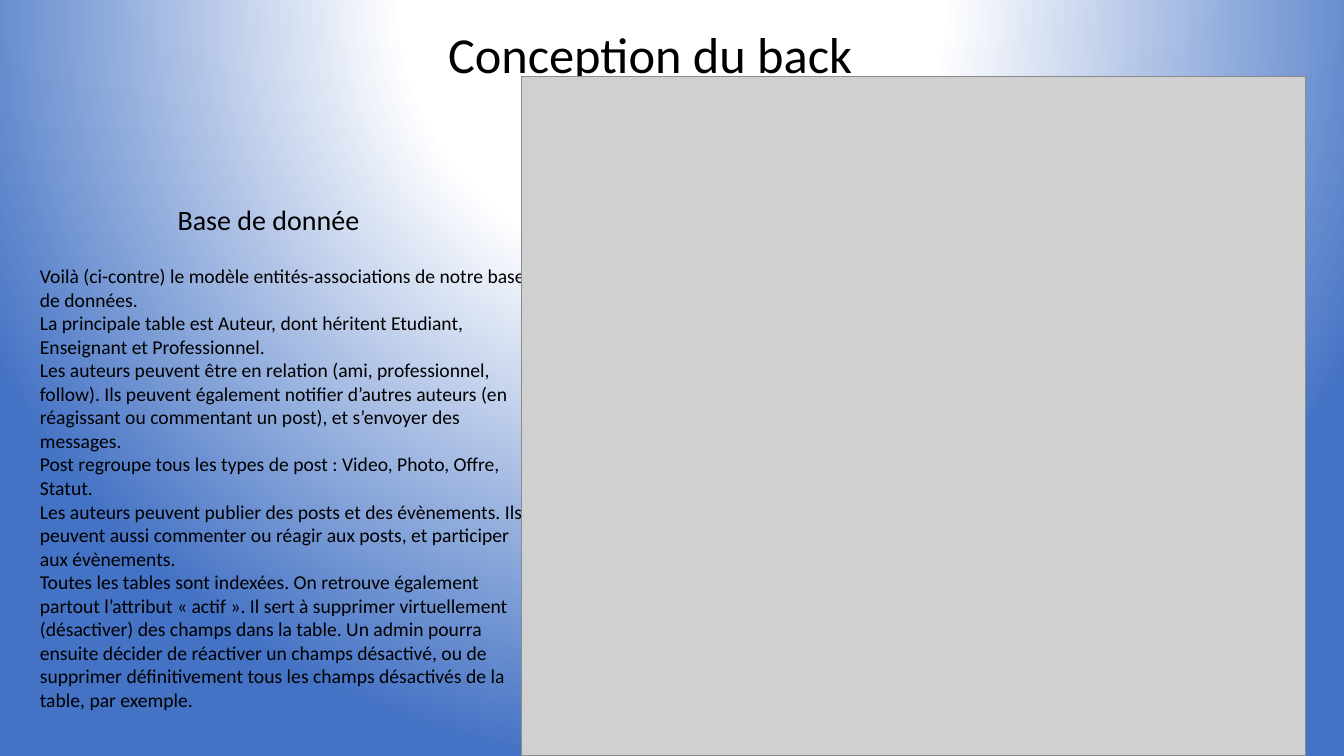
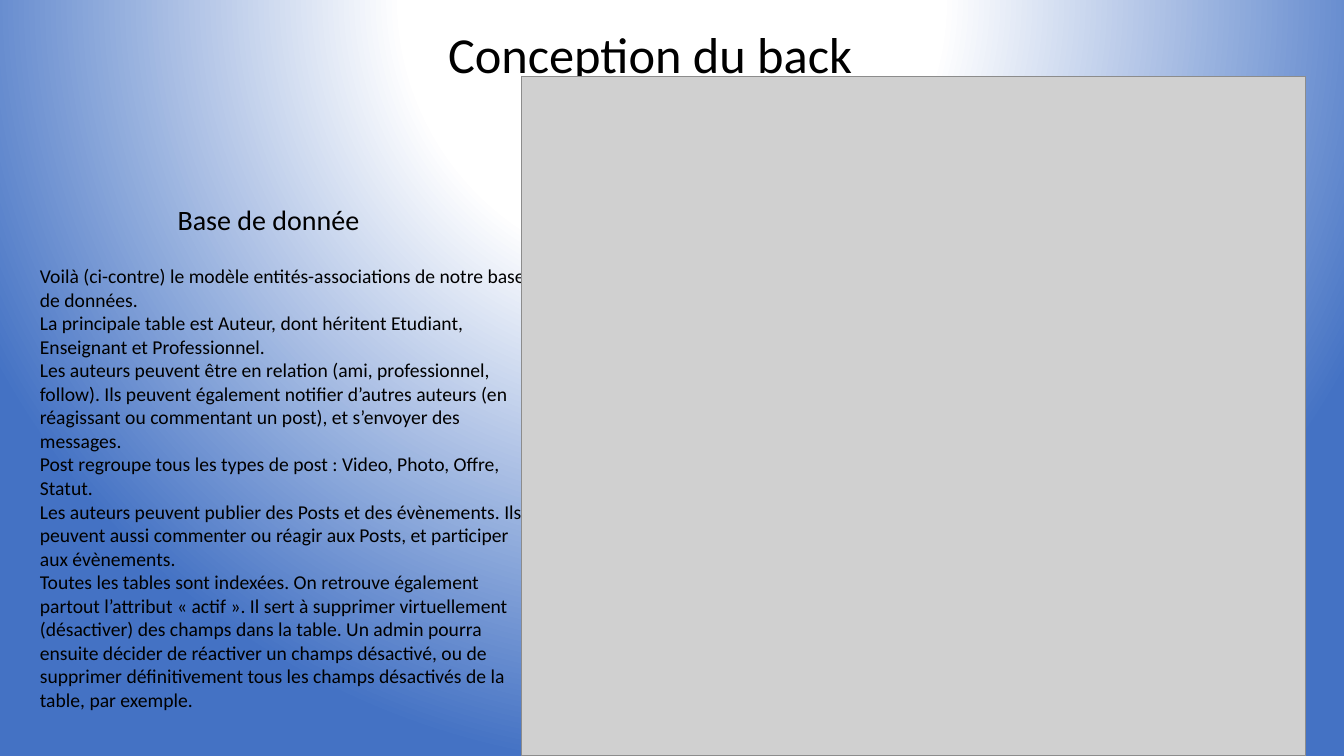
Before and after one commit to Maxtoq/ECELink, a slide deck: slide 3 of Présentation_finale.pptx. Drawn at 1344x756 pixels with LibreOffice and Linux fonts; fonts in the diff are those of the drawing; grey boxes stand for pictures. Boxes give left, top, right and bottom in pixels: in the first picture for what was removed or moved away, otherwise in the second. Text is boxed around its words. In the diff, an @@ line names an element or a change of style, - is before the commit and + after.

```diff
--- a/Présentation_finale.pptx
+++ b/Présentation_finale.pptx
@@ text at (40, 505, 521, 566): text changed @@
-Les auteurs peuvent publier des posts et des évènements. Ils peuvent aussi commenter ou réagir aux posts, et participer aux évènements.
+Les auteurs peuvent publier des Posts et des évènements. Ils peuvent aussi commenter ou réagir aux Posts, et participer aux évènements.
```
Also in this commit, not shown: 9 other slides changed.
